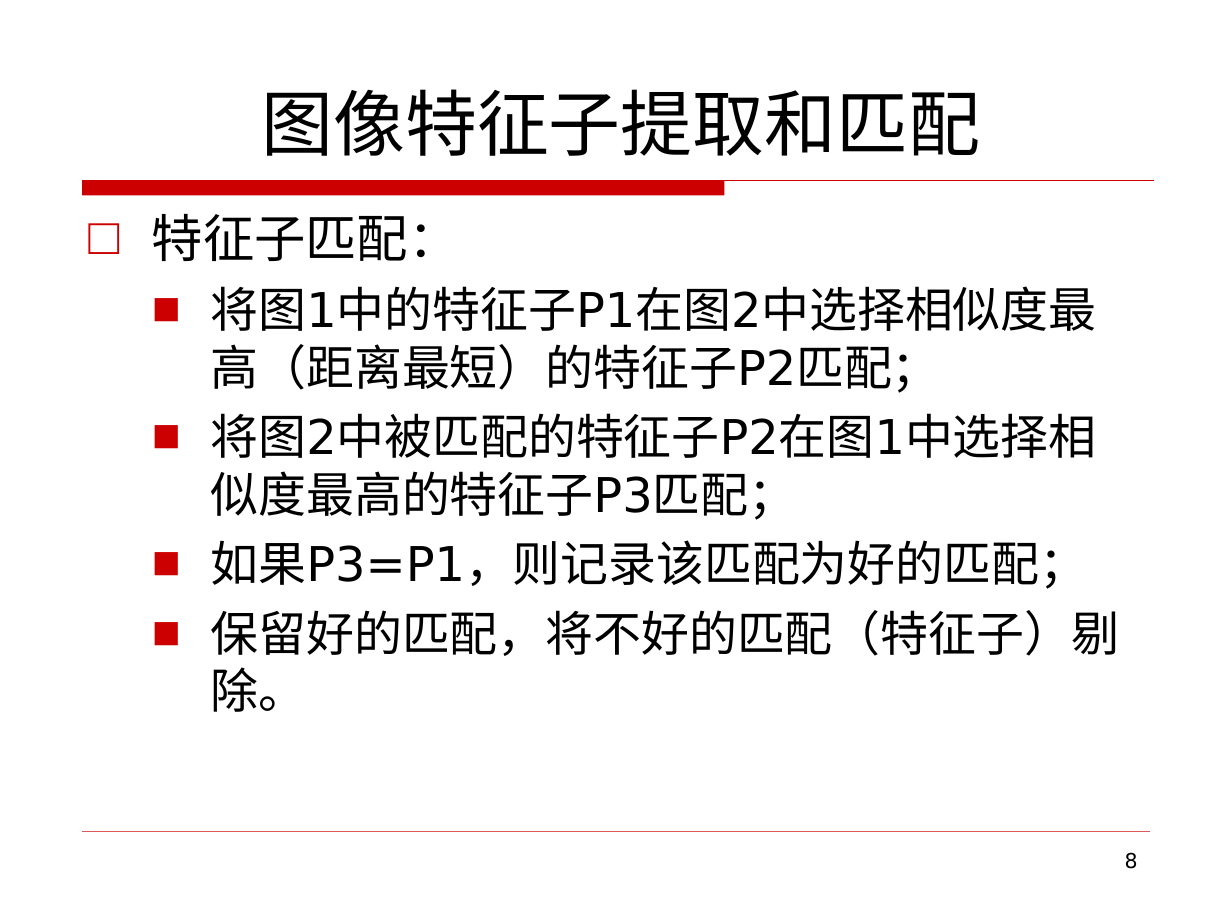
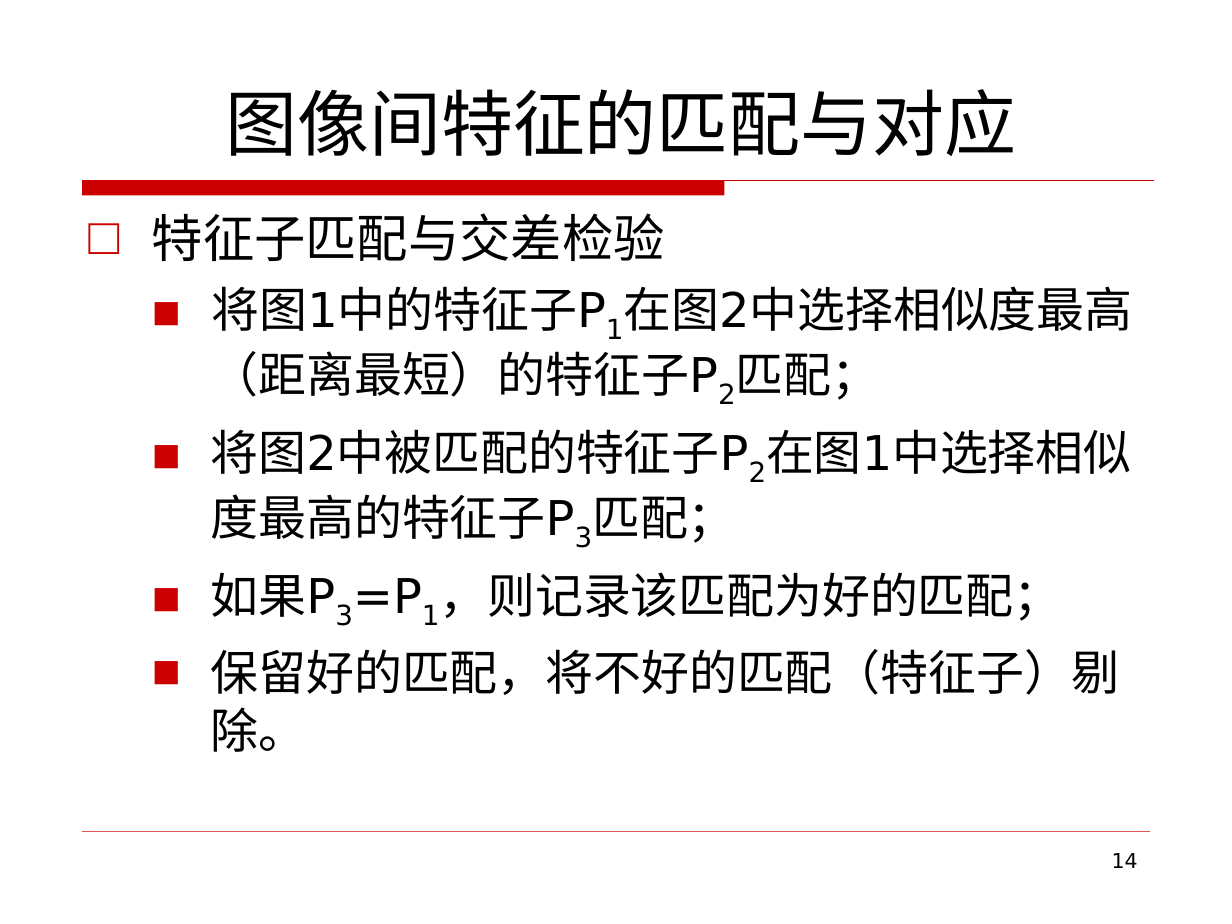
Before and after one commit to zym1010/photo_tourism_ZJU, a slide deck: slide 14 of ppt/基于相似图像及矩阵分解的景物浏览系统结题.ppt (slide 8 before the commit). Drawn at 1232x924 pixels with LibreOffice and Linux fonts; fonts in the diff are those of the drawing. Boxes give left, top, right and bottom in pixels: in the first picture for what was removed or moved away, otherwise in the second. Text is boxed around its words. In the diff, an @@ line names an element or a change of style, - is before the commit and + after.

```diff
--- a/ppt/基于相似图像及矩阵分解的景物浏览系统结题.ppt
+++ b/ppt/基于相似图像及矩阵分解的景物浏览系统结题.ppt
@@ title at (225, 89, 1016, 156): text changed @@
-图像特征子提取和匹配
+图像间特征的匹配与对应
@@ text at (152, 213, 665, 261): text changed @@
-□ 特征子匹配：
+□ 特征子匹配与交差检验
@@ text at (211, 286, 1062, 621): now subscript in "将图1中的特征子P1在图2中选择相似度最高（距离最短）的特征子P2匹配；", "将图2中被匹配的特征子P2在图1中选择相似度最高的特征子P3匹配；", "如果P3=P1，则记录该匹配为好的匹配；" @@
@@ page number at (1112, 853, 1138, 868): text changed @@
-8
+14
```
Also in this commit, not shown: 9 other slides changed, 9 slides added, 2 slides removed.
